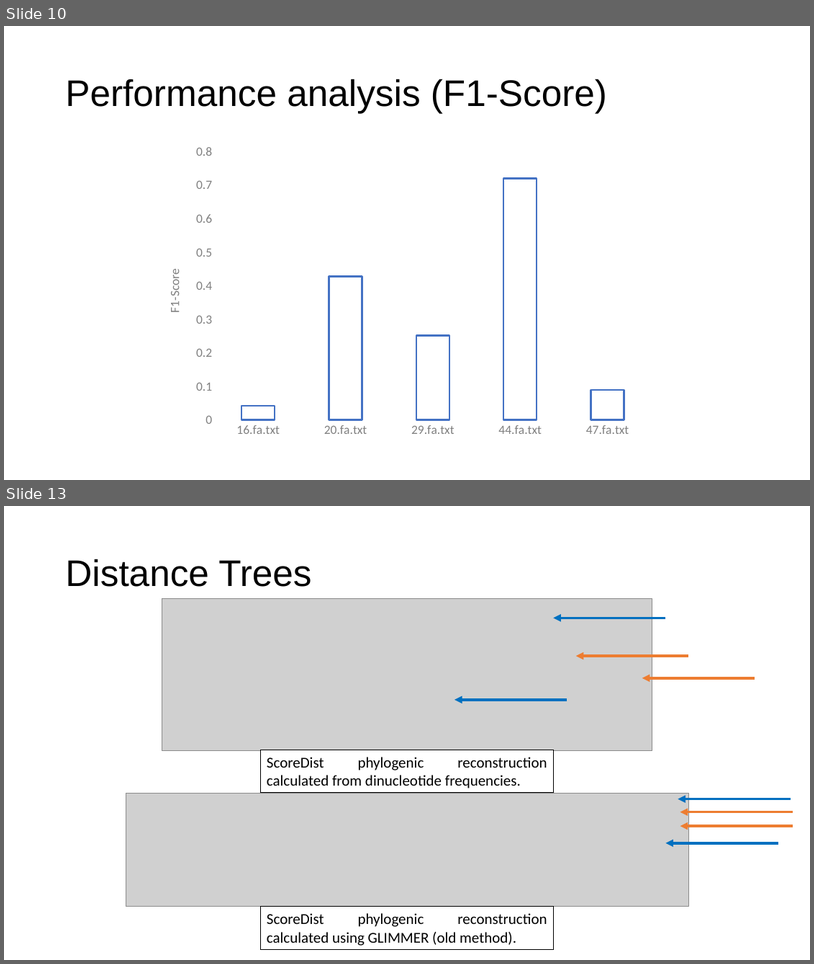
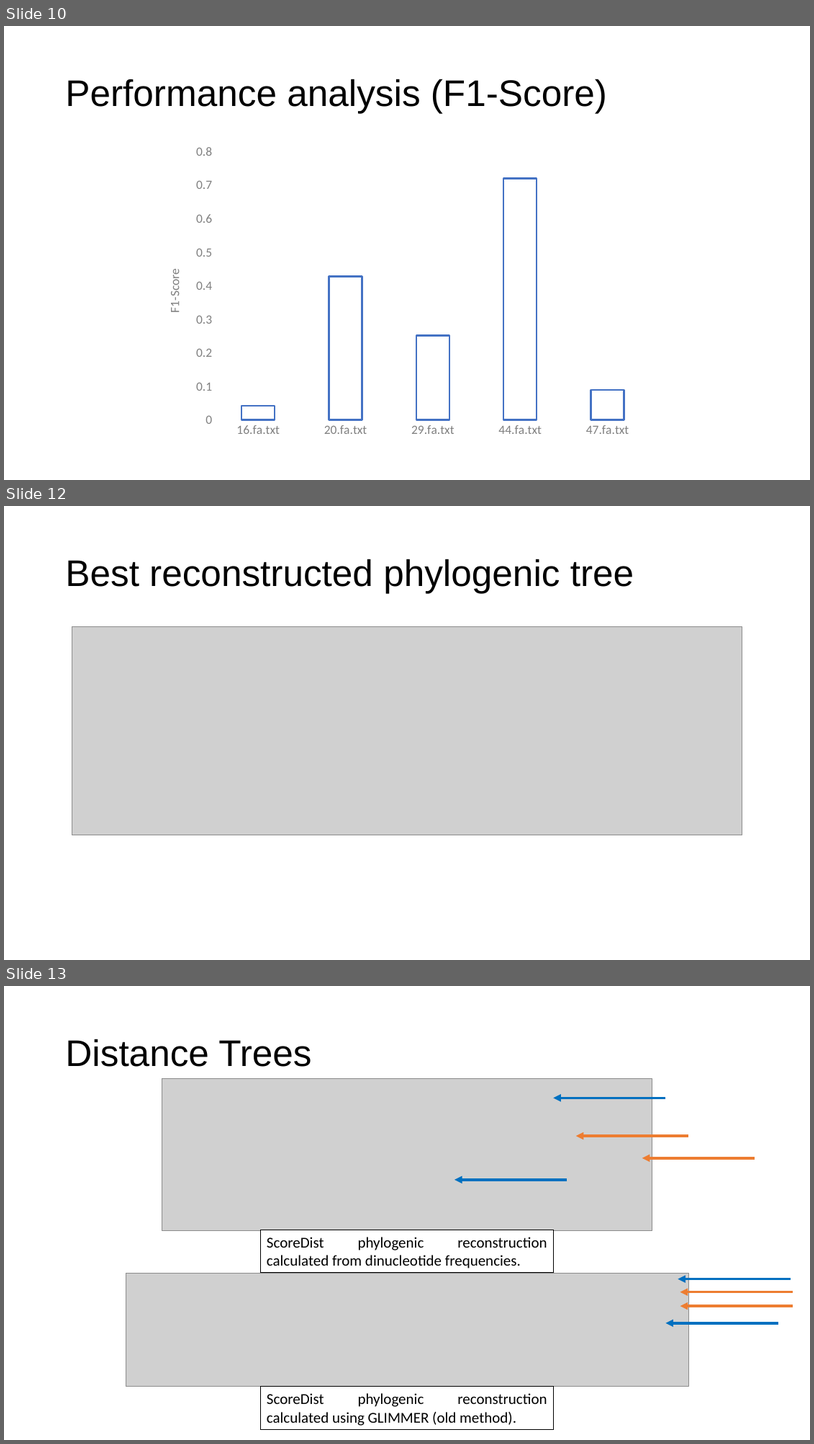
Before and after one commit to maxsenh/comgen, a slide deck: final_project/final_presentation.pptx. Shown one above the other, each under a label of ours: slides 10 and 13 before the commit, slides 10, 12 and 13 after it; the slides between them are not shown. The pictures are 814x964 and 814x1444 pixels, drawn with LibreOffice and Linux fonts; fonts in the diff are those of the drawing; grey boxes stand for pictures. Boxes give left, top, right and bottom in pixels: in the first picture for what was removed or moved away, otherwise in the second. Text is boxed around its words. In the diff, an @@ line names an element or a change of style, - is before the commit and + after.

```diff
--- a/final_project/final_presentation.pptx
+++ b/final_project/final_presentation.pptx
@@ slide 12 added at (4,506,810,960), background #FFFFFF @@
@@ title added at (65,559,634,593), 44 pt, text #000000 @@
+Best reconstructed phylogenic tree
@@ picture added at (72,626,743,834) @@
```
Also in this commit, not shown: 1 other slide added, 3 slides removed, 2 other files.
